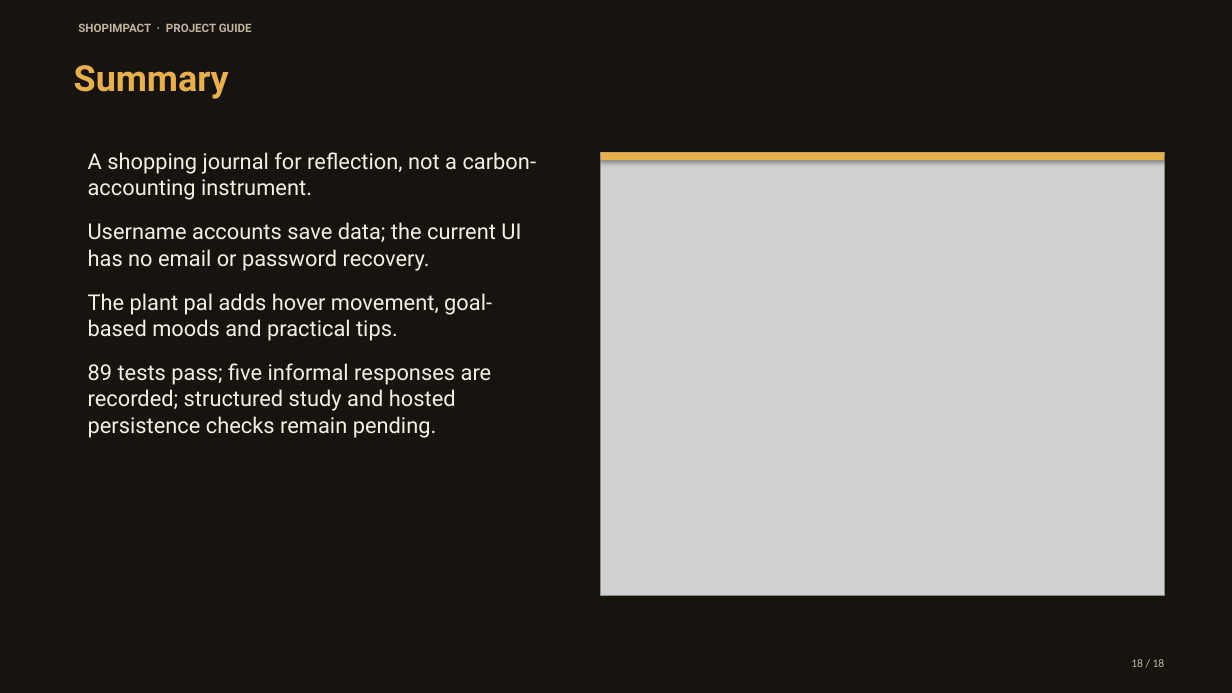
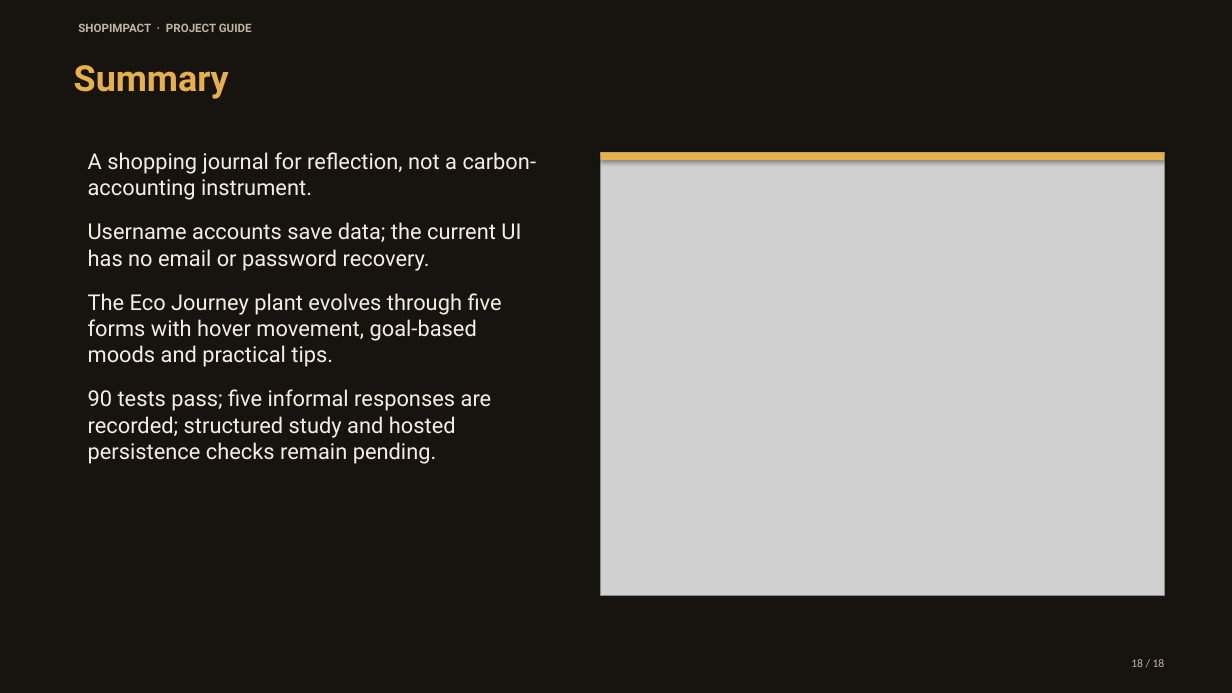
Before and after one commit to kavin-beep/IDAI102_1000527_ShopImpactAI_Kavin-K, a slide deck: slide 18 of output/presentation/ShopImpact_Vibrant_Deck.pptx. Drawn at 1232x693 pixels with LibreOffice and Linux fonts; fonts in the diff are those of the drawing; grey boxes stand for pictures. Boxes give left, top, right and bottom in pixels: in the first picture for what was removed or moved away, otherwise in the second. Text is boxed around its words. In the diff, an @@ line names an element or a change of style, - is before the commit and + after.

```diff
--- a/output/presentation/ShopImpact_Vibrant_Deck.pptx
+++ b/output/presentation/ShopImpact_Vibrant_Deck.pptx
@@ text at (88, 293, 502, 464): text changed @@
-The plant pal adds hover movement, goal-based moods and practical tips.
-89 tests pass; five informal responses are recorded; structured study and hosted persistence checks remain pending.
+The Eco Journey plant evolves through five forms with hover movement, goal-based moods and practical tips.
+90 tests pass; five informal responses are recorded; structured study and hosted persistence checks remain pending.
```
Also in this commit, not shown: 3 other slides changed, 12 other files.
